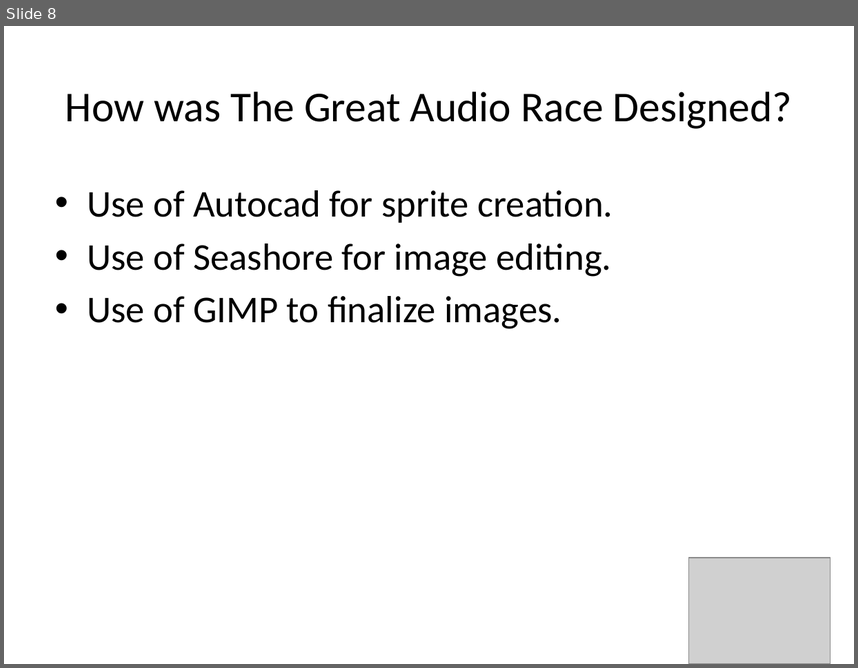
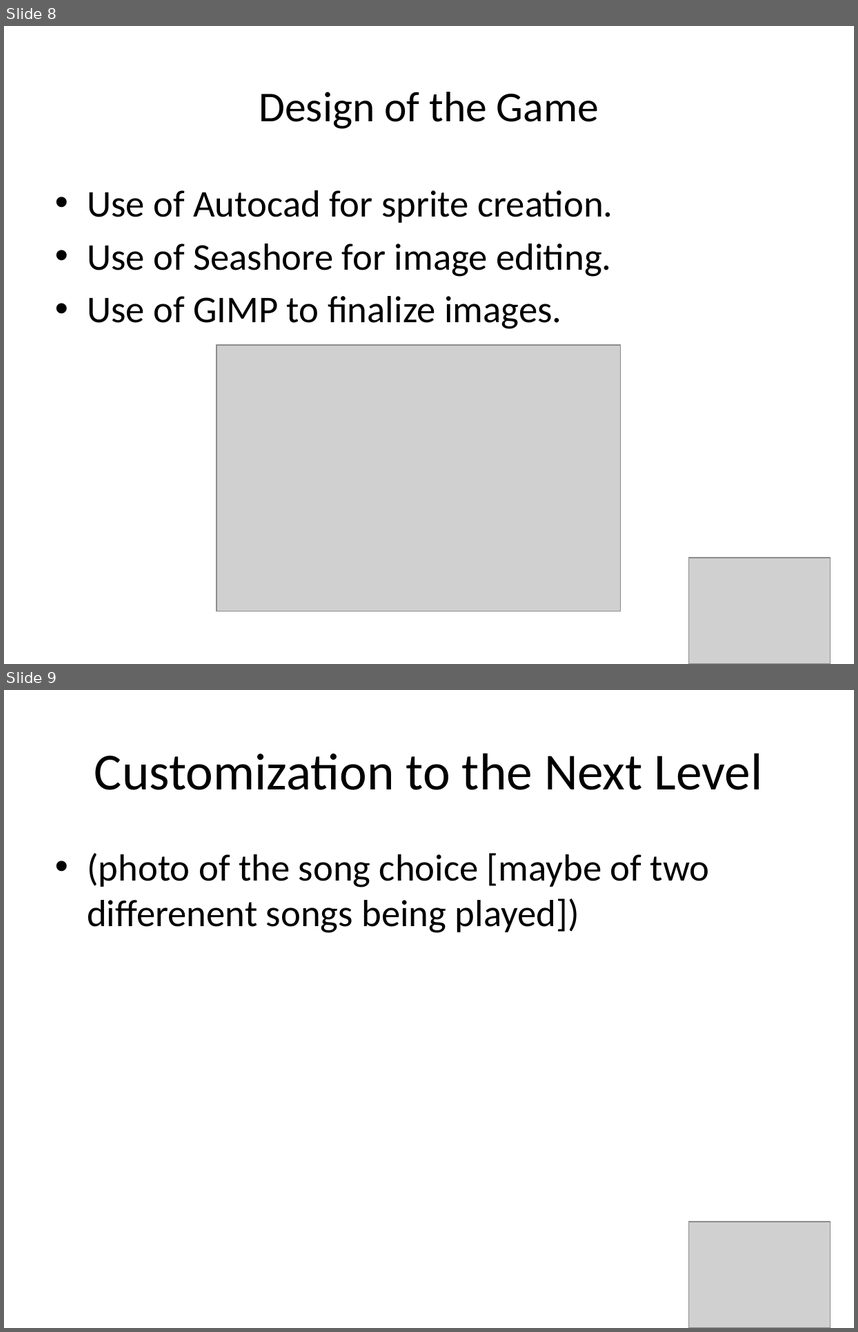
Before and after one commit to amlees/The-Great-Audio-Race, a slide deck: presenationTWO.pptx. Shown one above the other, each under a label of ours: slide 8 before the commit, slides 8 and 9 after it. The pictures are 858x668 and 858x1332 pixels, drawn with LibreOffice and Linux fonts; fonts in the diff are those of the drawing; grey boxes stand for pictures. Boxes give left, top, right and bottom in pixels: in the first picture for what was removed or moved away, otherwise in the second. Text is boxed around its words. In the diff, an @@ line names an element or a change of style, - is before the commit and + after.

```diff
--- a/presenationTWO.pptx
+++ b/presenationTWO.pptx
@@ slide 9 added at [4,690,854,1328], background #FFFFFF @@
@@ title added at [94,753,763,790], 44 pt, text #000000 @@
+Customization to the Next Level
@@ text added at [87,853,710,933], 32 pt, text #000000 @@
+• (photo of the song choice [maybe of two differenent songs being played])
@@ picture added at [689,1221,831,1328] @@
@@ slide 8 changed as well @@
@@ title at [259,92,599,129]: text changed @@
-How was The Great Audio Race Designed?
+Design of the Game
@@ picture added at [217,345,620,611] @@
```
Also in this commit, not shown: 7 other slides changed, 4 other slides added, 7 slides removed, 1 other file.
